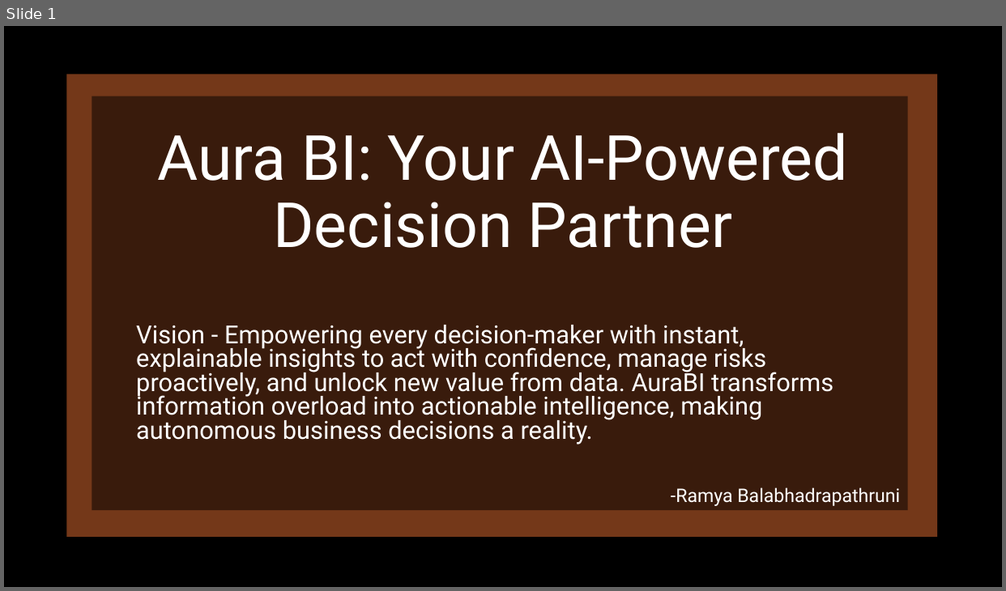
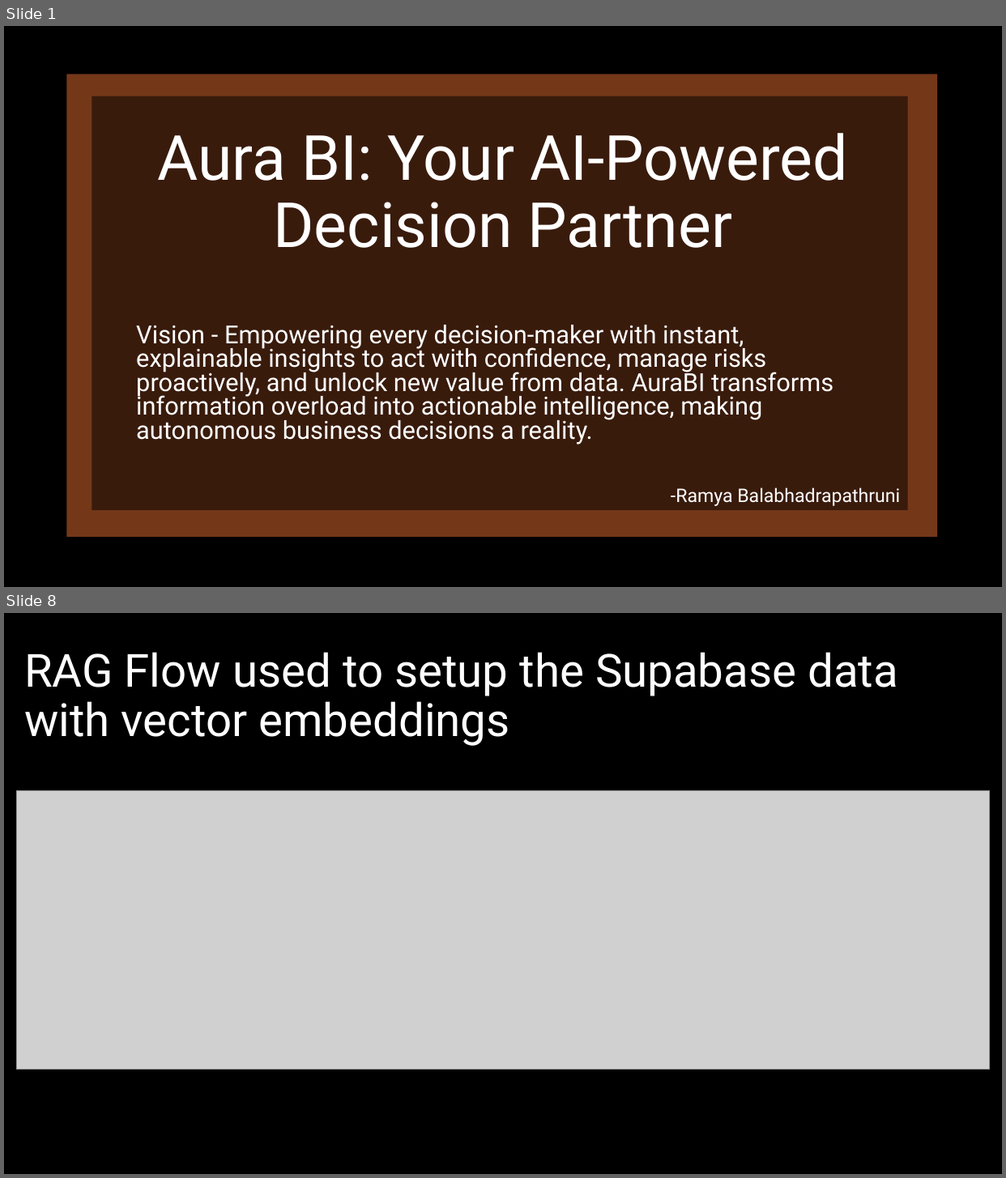
Before and after one commit to RamyaBalabhadrapathruni/autonomous-bi-agent-backup, a slide deck: AuraBI_theautonomousagent.pptx. Shown one above the other, each under a label of ours: slide 1 before the commit, slides 1 and 8 after it; the slides between them are not shown. The pictures are 1006x591 and 1006x1178 pixels, drawn with LibreOffice and Linux fonts; fonts in the diff are those of the drawing; grey boxes stand for pictures. Boxes give left, top, right and bottom in pixels: in the first picture for what was removed or moved away, otherwise in the second. Text is boxed around its words. In the diff, an @@ line names an element or a change of style, - is before the commit and + after.

```diff
--- a/AuraBI_theautonomousagent.pptx
+++ b/AuraBI_theautonomousagent.pptx
@@ slide 8 added at box(4, 613, 1002, 1174), background #000000 @@
@@ title added at box(24, 652, 898, 746), 44 pt, text #FFFFFF @@
+RAG Flow used to setup the Supabase data with vector embeddings
@@ picture added at box(17, 791, 989, 1070) @@
```
Also in this commit, not shown: 4 slides changed, 6 other slides added, 1 slide removed.
